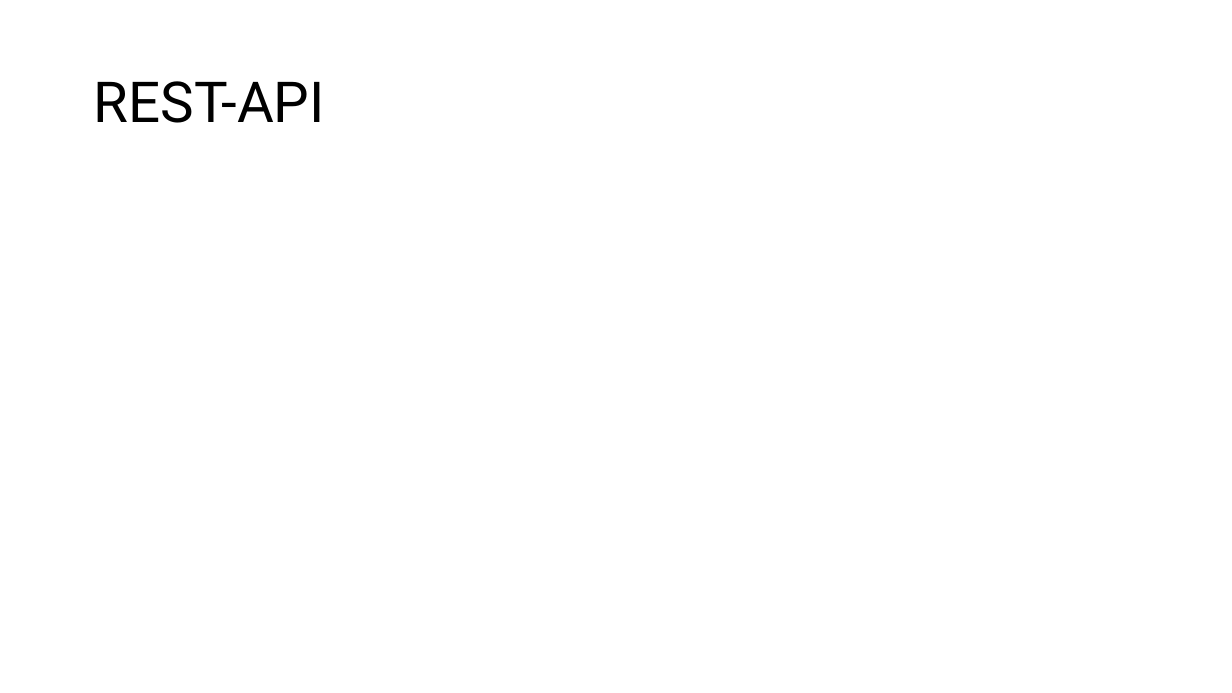
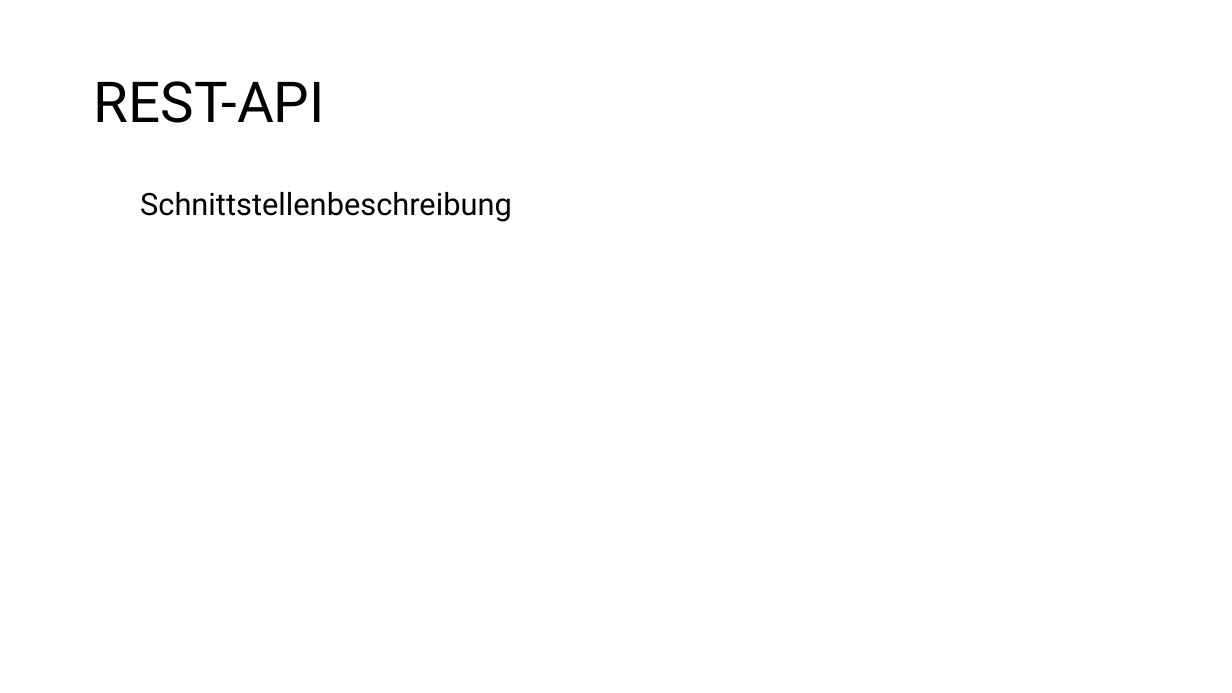
Before and after one commit to jannis1602/SmartAlarmClock, a slide deck: slide 16 of planung/Fachgespraech.pptx (slide 14 before the commit). Drawn at 1232x693 pixels with LibreOffice and Linux fonts; fonts in the diff are those of the drawing. Boxes give left, top, right and bottom in pixels: in the first picture for what was removed or moved away, otherwise in the second. Text is boxed around its words. In the diff, an @@ line names an element or a change of style, - is before the commit and + after.

Commit message:
added rest api openapi definition

```diff
--- a/planung/Fachgespraech.pptx
+++ b/planung/Fachgespraech.pptx
@@ text added at box(140, 192, 512, 222), 24 pt, text #000000 @@
+  Schnittstellenbeschreibung
```
Also in this commit, not shown: 3 slides added, 1 slide removed, 2 other files.
